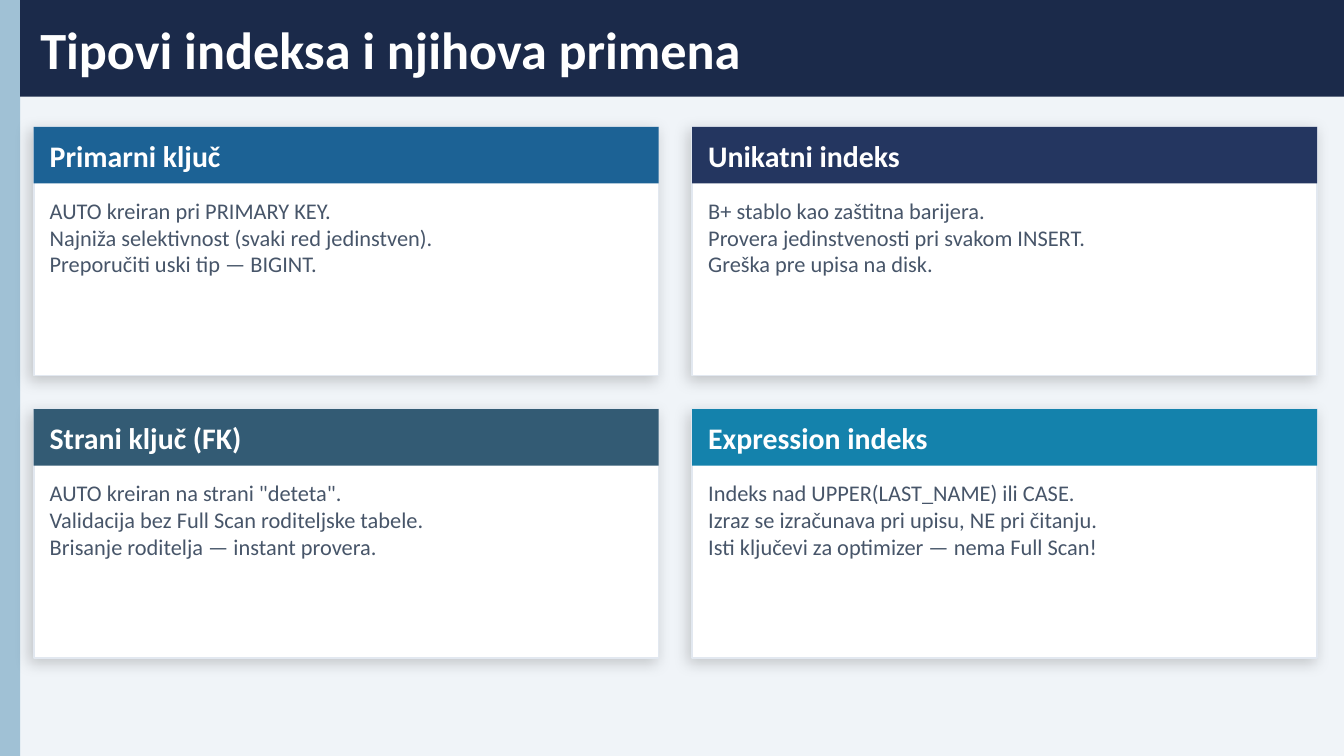
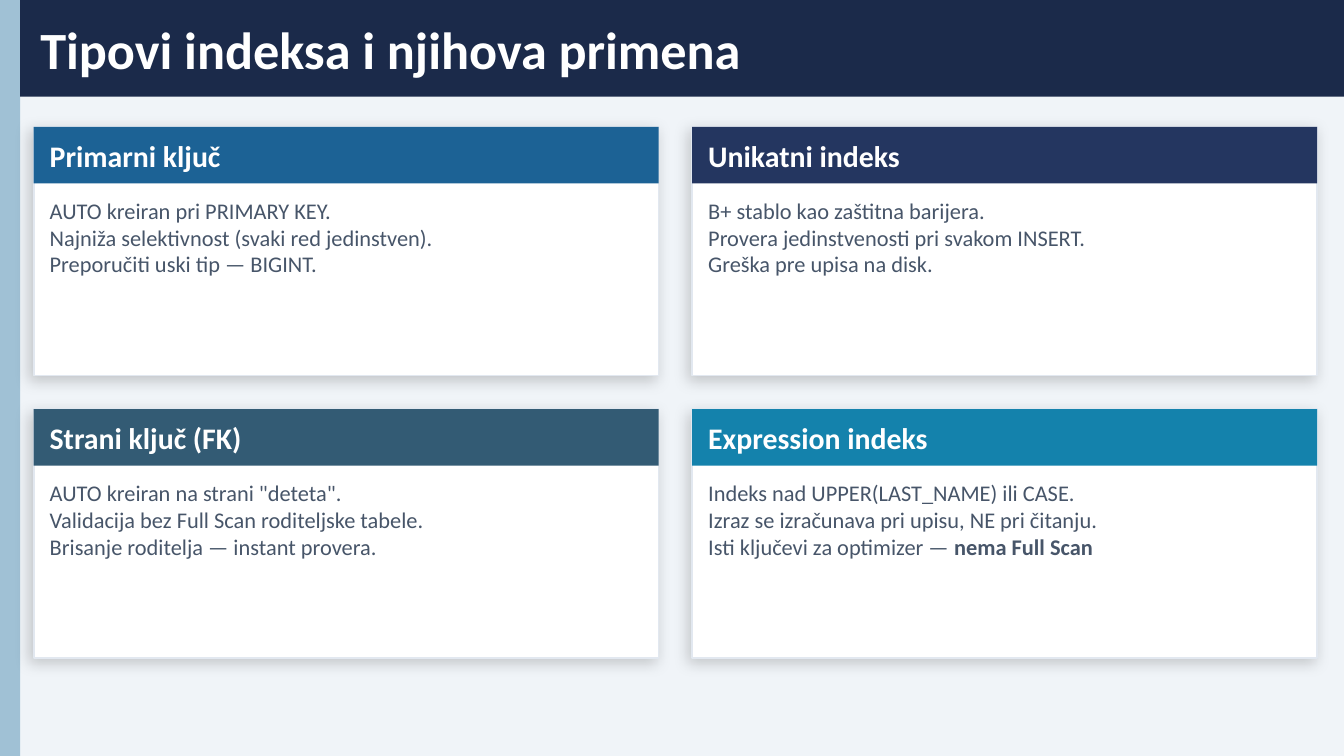
Before and after one commit to jefimija-stamenovic/subp, a slide deck: slide 9 of seminarski-1/Interna struktura i organizacija indeksa u Firebird bazi podataka.pptx. Drawn at 1344x756 pixels with LibreOffice and Linux fonts; fonts in the diff are those of the drawing. Boxes give left, top, right and bottom in pixels: in the first picture for what was removed or moved away, otherwise in the second. Text is boxed around its words. In the diff, an @@ line names an element or a change of style, - is before the commit and + after.

```diff
--- a/seminarski-1/Interna struktura i organizacija indeksa u Firebird bazi podataka.pptx
+++ b/seminarski-1/Interna struktura i organizacija indeksa u Firebird bazi podataka.pptx
@@ text at (x1=708, y1=539, x2=1093, y2=559): text changed @@
-Isti ključevi za optimizer — nema Full Scan!
+Isti ključevi za optimizer — nema Full Scan
```
Also in this commit, not shown: 6 other slides changed, 2 other files.
